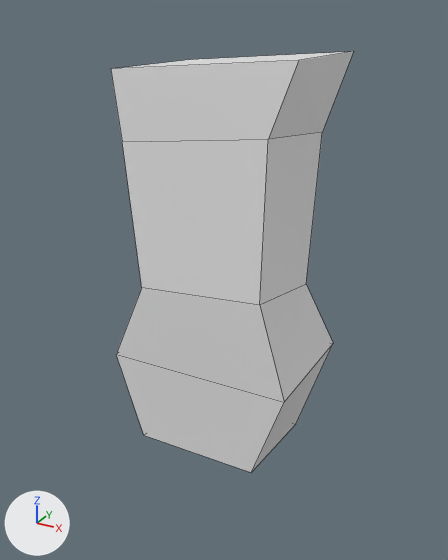
One commit to the Blender file jinx_model.blend: the scene before it, then after it.
The view is the same before and after, from a camera (50 mm lens) standing at (3.31, -6.12, 13.93) and looking at (0.0, -0.09, 10.92). Every picture has the same lights, and +X, +Y and +Z are marked at lower left. Mesh edges are drawn as thin lines.

Script lines for the objects in view, before the commit:
```python
me_cube = bpy.data.meshes.new('Cube')
me_cube.from_pydata(...)  # 20 vertices, 18 faces; spans x -1.53..1.46, y -1.0..1.31, z -4.15..2.18
me_cube.materials.append(mat_material)  # white #e7e7e7
ob_cube = bpy.data.objects.new('Cube', me_cube)
ob_cube.location = (0.0, 0.01, 11.8)
ob_cube.scale = (0.776, 0.776, 0.776)
```
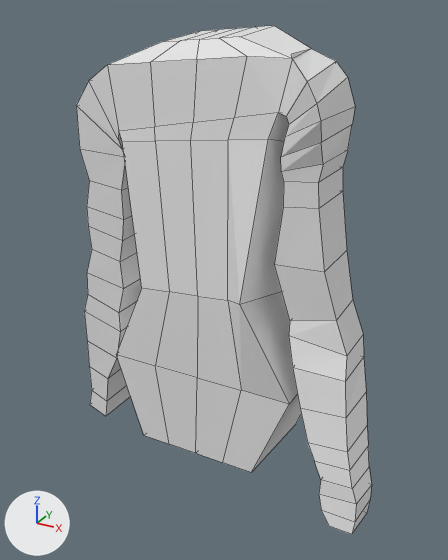
What changed in the scene script:
```text
Change me_cube:
    used by ob_cube; location = (0.0, 0.01, 11.8); scale = (0.776, 0.776, 0.776)
    remove me_cube.from_pydata(...)  # 20 vertices, 18 faces; spans x -1.53..1.46, y -1.0..1.31, z -4.15..2.18
    add me_cube.from_pydata(...)  # 233 vertices, 229 faces; spans x -2.58..2.74, y -1.32..1.46, z -4.15..2.51
    me_cube part 1
    5 vertices are removed from x -1.44..1.33, y -0.74..1.31, z 1.03..2.18
    13 faces are deleted
    4 vertices move from x -1.27..1.46, y -1.0..1.11, z -2.44..0.78 to x -1.06..1.54, y -1.25..1.3, z -2.44..0.89
    199 vertices are added at x -2.58..2.74, y -1.32..1.46, z -4.14..2.4
    8 new vertices lie (0.02, 0.71, -0.02) away from vertices in x -2.58..-2.02, y -0.72..-0.62, z -4.02..0.32
    6 new vertices lie (0.05, 0.93, 0.05) away from vertices in x -2.16..-1.38, y -0.77..-0.67, z -4.1..0.27
    5 new vertices lie (0.0, 1.05, 0.11) away from vertices in x -0.89..0.32, y -0.29, z 2.31..2.4
    224 new faces join them
```

Changed parts and their boxes [x1, y1, x2, y2] in the pictures (448 x 560 px):
'Cube', reshaped (22% wider, 21% taller)
    before: [111, 51, 354, 472]
    after: [76, 26, 372, 534]
